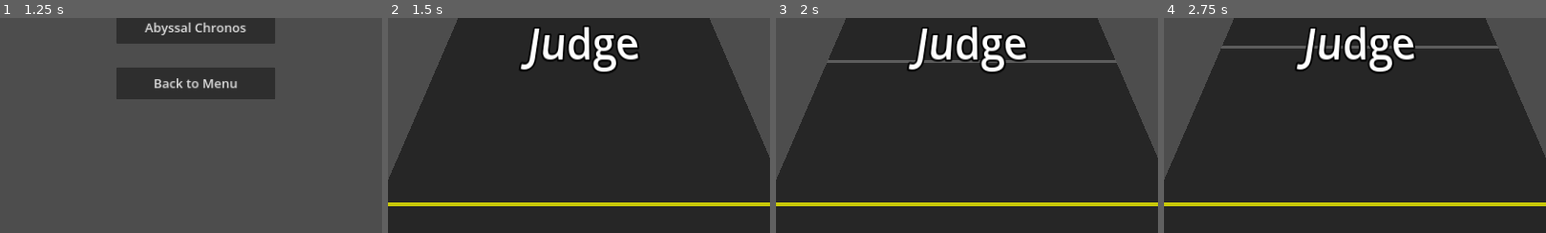
Above: before the commit, frames 1-4 (left to right).
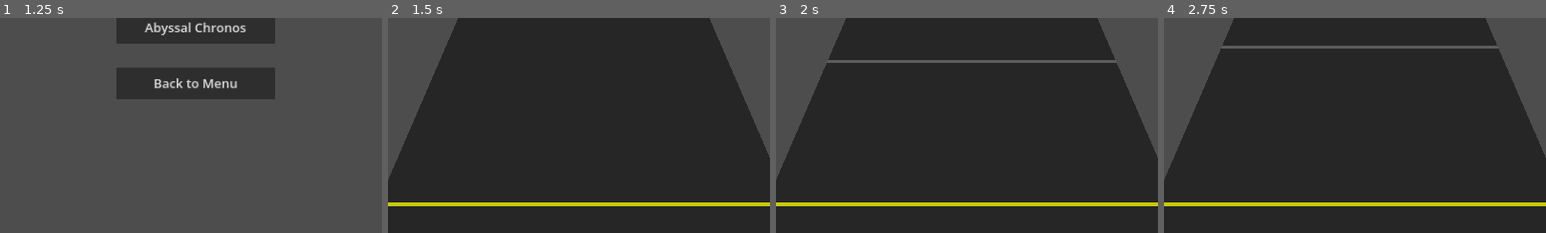
Above: after the commit, the same moments.

Repository: bonjorno7/ExampleRhythmGame
Game: Godot game, scene res://scenes/menu.tscn
Two runs of this game, one before a commit and one after it. Both use one fixed random seed, a clock stepped at 60 frames per second and the inputs below. Sound files missing from this copy of the repository are replaced by a short silence.
Inputs:
- Up to frame 1 (1.25 s): click "Select" at 0.5 s
- Up to frame 2 (1.5 s): click "Overcast" at 1.25 s
- Up to frame 3 (2 s): no input
- Up to frame 4 (2.75 s): tap Enter at 2 s; tap D (button_1) at 2.1 s
The pictures show only the part of the screen within x 24-74%, y 48-98%; the shares and areas given below are measured in that part.

Frame 1 is identical in both runs. In frame 2, 2.9% of the frame differs, in the area x 34-66%, y 3-26%; in frame 3, 3.0%; in frame 4, 3.0%.

Commit message:
Clear judge/combo default text on first frame
This placeholder text is necessary to avoid a lag spike when hitting (or missing) the first note.
I figure it happens because it has to initialize something related to text rendering.
I can't clear the text on ready, that's too soon so it doesn't work (hence the await line).

Diff:
--- a/scenes/play.gd
+++ b/scenes/play.gd
@@ -60,6 +60,12 @@
 
 	# Give the player 2 seconds to get ready before the song starts.
 	music_player.start(-2.0)
+
+	# Clear judge/combo default text on the first frame.
+	# They start with placeholder text to avoid a lagspike on the first note.
+	await get_tree().process_frame
+	%Judge.text = ""
+	%Combo.text = ""
 
 
 func _process(_delta: float) -> void:
